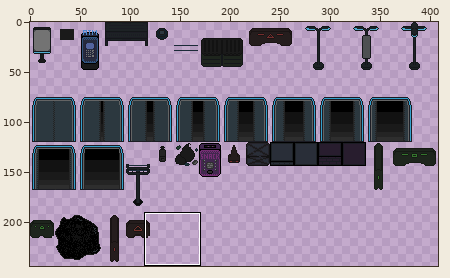
Sprite sheet: art/dark alley/DarkAlley Objects.png. The first picture is a wide view before the edit; the outline marks the close-up.
Close-up. Old version:
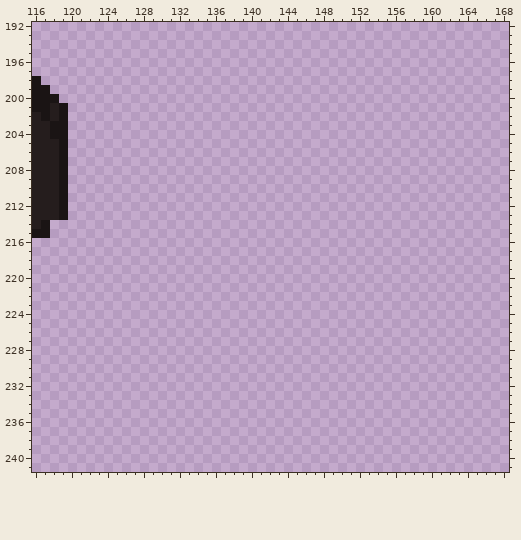
The file is 408x408 pixels. Colours within 5 levels of each other are drawn and written as one. Shown: x 116..168, y 192..241. The wide view leaves out empty margins.
And afterwards:
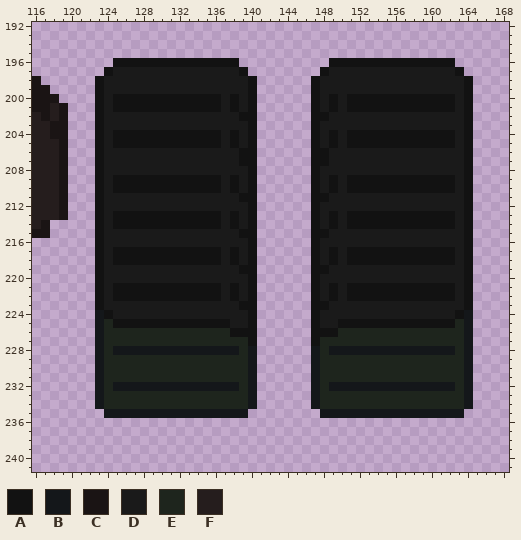
Palette (. is transparent): A #121212  B #14171a  C #1a1414  D #1a1a1a  E #1e251d  F #251d1d
Edits made:
The edit adds colour A in row 196 at x 125 to 138 and 149 to 162; in row 197 at x 124, 139, 148 and 163; in rows 198 to 199 at x 123, 140, 147 and 164; in rows 200 to 201 at x 123, 125 to 136, 138, 140, 147, 149, 151 to 162 and 164; in row 202 at x 123, 139 to 140, 147 to 148 and 164; in row 203 at x 123, 140, 147 and 164.
The edit adds colour A in rows 204 to 205 at x 123, 125 to 136, 138, 140, 147, 149, 151 to 162 and 164; in rows 206 to 207 at x 123, 139 to 140, 147 to 148 and 164; in row 208 at x 123, 140, 147 and 164; in rows 209 to 210 at x 123, 125 to 136, 138, 140, 147, 149, 151 to 162 and 164; in row 211 at x 123, 139 to 140, 147 to 148 and 164; in row 212 at x 123, 140, 147 and 164.
The edit adds colour A in rows 213 to 214 at x 123, 125 to 136, 138, 140, 147, 149, 151 to 162 and 164; in row 215 at x 123, 139 to 140, 147 to 148 and 164; in row 216 at x 123, 140, 147 and 164; in rows 217 to 218 at x 123, 125 to 136, 138, 140, 147, 149, 151 to 162 and 164; in row 219 at x 123, 139 to 140, 147 to 148 and 164; in row 220 at x 123, 140, 147 and 164.
The edit adds colour A in rows 221 to 222 at x 123, 125 to 136, 138, 140, 147, 149, 151 to 162 and 164; in row 223 at x 123, 139 to 140, 147 to 148 and 164; in row 224 at x 124, 140, 147 and 163; in row 225 at x 125 to 137, 140, 147 and 150 to 162; in row 226 at x 138 to 140 and 147 to 149; in row 227 at x 140 and 147.
The edit adds colour B in rows 224 to 227 at x 123 and 164; in row 228 at x 123, 125 to 138, 140, 147, 149 to 162 and 164; in rows 229 to 231 at x 123, 140, 147 and 164; in row 232 at x 123, 125 to 138, 140, 147, 149 to 162 and 164; in rows 233 to 234 at x 123, 140, 147 and 164; in row 235 at x 124 to 139 and 148 to 163.
The edit adds colour D in row 197 at x 125 to 138 and 149 to 162; in rows 198 to 199 at x 124 to 139 and 148 to 163; in rows 200 to 201 at x 124, 137, 139, 148, 150 and 163; in row 202 at x 124 to 138 and 149 to 163; in row 203 at x 124 to 139 and 148 to 163; in rows 204 to 205 at x 124, 137, 139, 148, 150 and 163.
The edit adds colour D in rows 206 to 207 at x 124 to 138 and 149 to 163; in row 208 at x 124 to 139 and 148 to 163; in rows 209 to 210 at x 124, 137, 139, 148, 150 and 163; in row 211 at x 124 to 138 and 149 to 163; in row 212 at x 124 to 139 and 148 to 163; in rows 213 to 214 at x 124, 137, 139, 148, 150 and 163.
The edit adds colour D in row 215 at x 124 to 138 and 149 to 163; in row 216 at x 124 to 139 and 148 to 163; in rows 217 to 218 at x 124, 137, 139, 148, 150 and 163; in row 219 at x 124 to 138 and 149 to 163; in row 220 at x 124 to 139 and 148 to 163; in rows 221 to 222 at x 124, 137, 139, 148, 150 and 163.
The edit adds colour D in row 223 at x 124 to 138 and 149 to 163; in row 224 at x 125 to 139 and 148 to 162; in row 225 at x 138 to 139 and 148 to 149.
The edit adds colour E in row 225 at x 124 and 163; in row 226 at x 124 to 137 and 150 to 163; in row 227 at x 124 to 139 and 148 to 163; in row 228 at x 124, 139, 148 and 163; in rows 229 to 231 at x 124 to 139 and 148 to 163; in row 232 at x 124, 139, 148 and 163.
The edit adds colour E in rows 233 to 234 at x 124 to 139 and 148 to 163.
Where, in picture pixels (left, top, right, bottom), the same in both close-ups:
added: (95, 58, 257, 418)
added: (311, 58, 473, 418)
